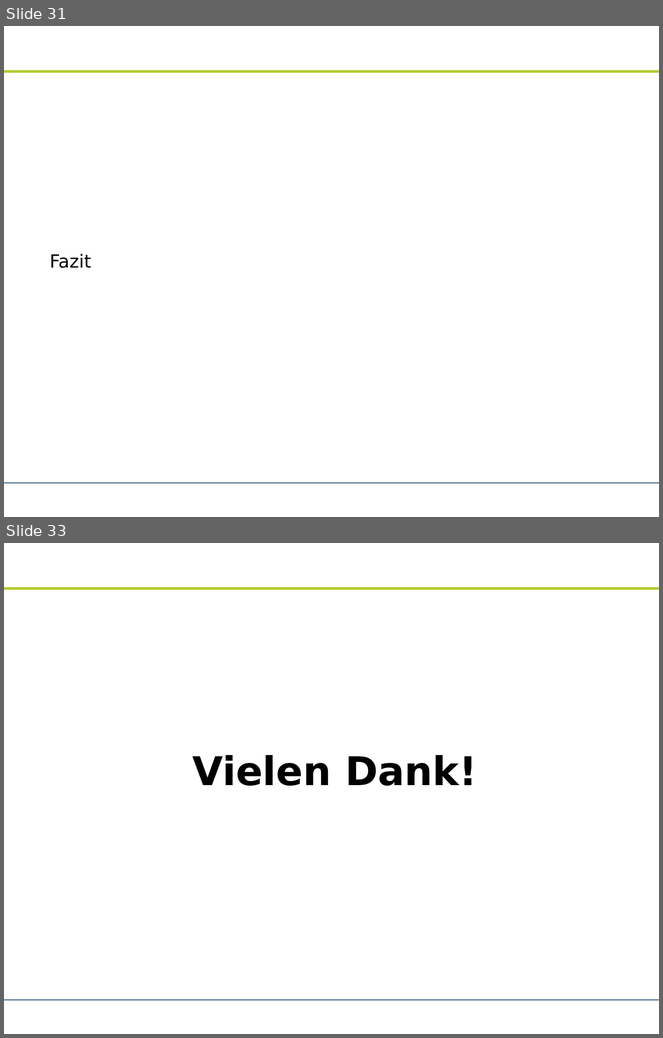
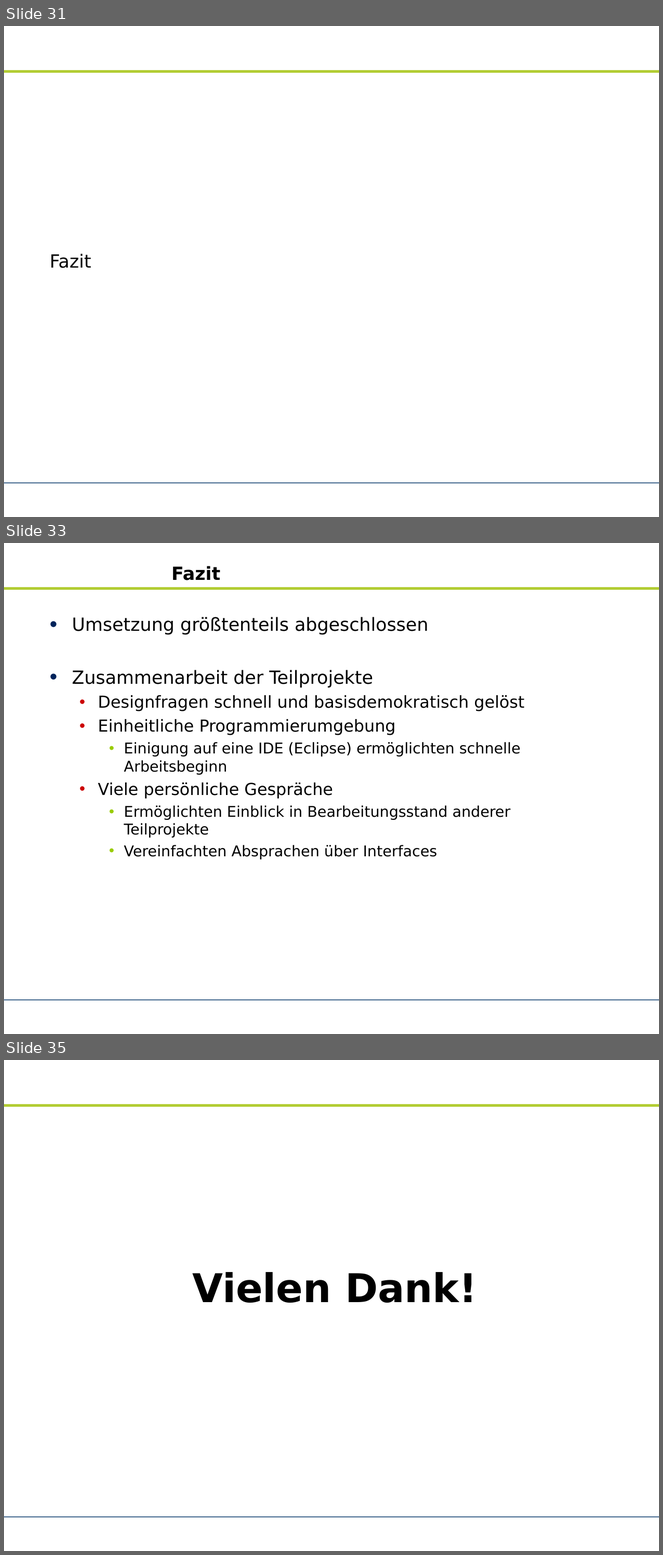
Before and after one commit to zhongxinhua/sose10-swp-uebersetzerbau, a slide deck: trunk/dokumentation/rk-kundenpraesentation/rk-kundenpraesentation.odp. Shown one above the other, each under a label of ours: slides 31 and 33 before the commit, slides 31, 33 and 35 after it; the slides between them are not shown. The pictures are 663x1038 and 663x1555 pixels, drawn with LibreOffice and Linux fonts; fonts in the diff are those of the drawing; background and template pictures are left out. Boxes give left, top, right and bottom in pixels: in the first picture for what was removed or moved away, otherwise in the second. Text is boxed around its words. In the diff, an @@ line names an element or a change of style, - is before the commit and + after.

Commit message:
Kundenpräsentation: Fazit abgeschlossen.

```diff
--- a/trunk/dokumentation/rk-kundenpraesentation/rk-kundenpraesentation.odp
+++ b/trunk/dokumentation/rk-kundenpraesentation/rk-kundenpraesentation.odp
@@ slide 33 added at [4, 543, 659, 1034], background #FFFFFF; not listed: 2 template elements that a slide beside it also shows @@
@@ title added at [171, 566, 220, 580], 22 pt, text #000000, bold @@
+Fazit
@@ text added at [72, 617, 525, 860], 18 pt, text #000000 @@
+• Umsetzung größtenteils abgeschlossen
+• Zusammenarbeit der Teilprojekte
+  • Designfragen schnell und basisdemokratisch gelöst
+  • Einheitliche Programmierumgebung
+    • Einigung auf eine IDE (Eclipse) ermöglichten schnelle Arbeitsbeginn
+  • Viele persönliche Gespräche
+    • Ermöglichten Einblick in Bearbeitungsstand anderer Teilprojekte
+    • Vereinfachten Absprachen über Interfaces
@@ what was slide 33 is now slide 35 @@
```
Also in this commit, not shown: 1 slide changed, 3 other slides added, 1 slide removed, 1 other file.
